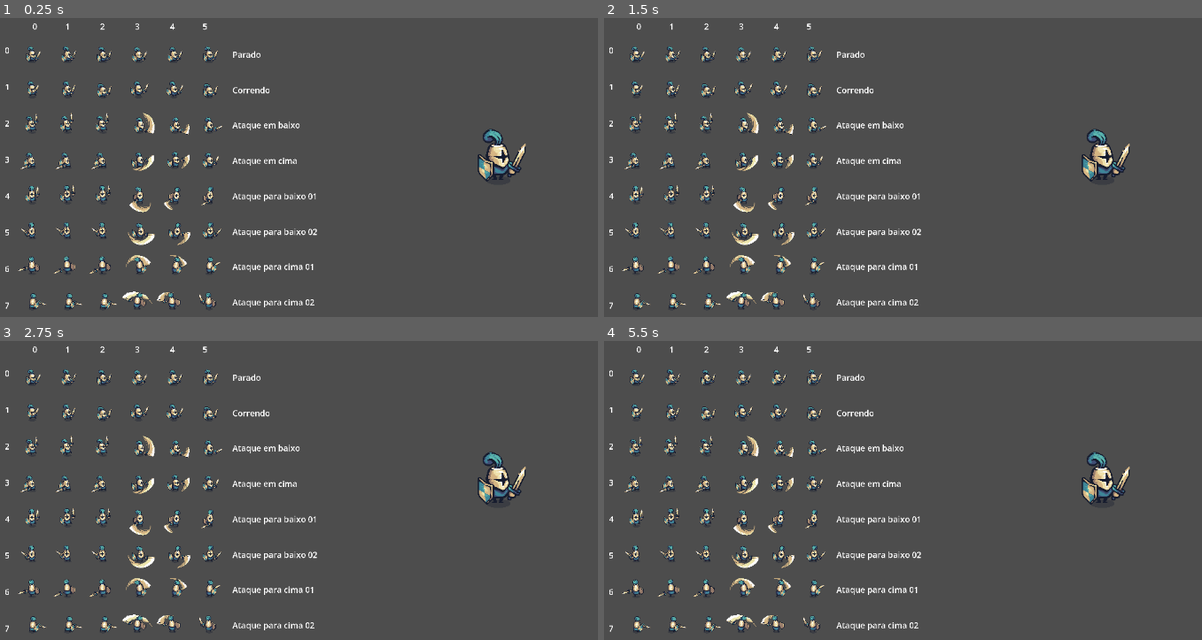
Above: before the commit, frames 1-4 (two rows, left to right).
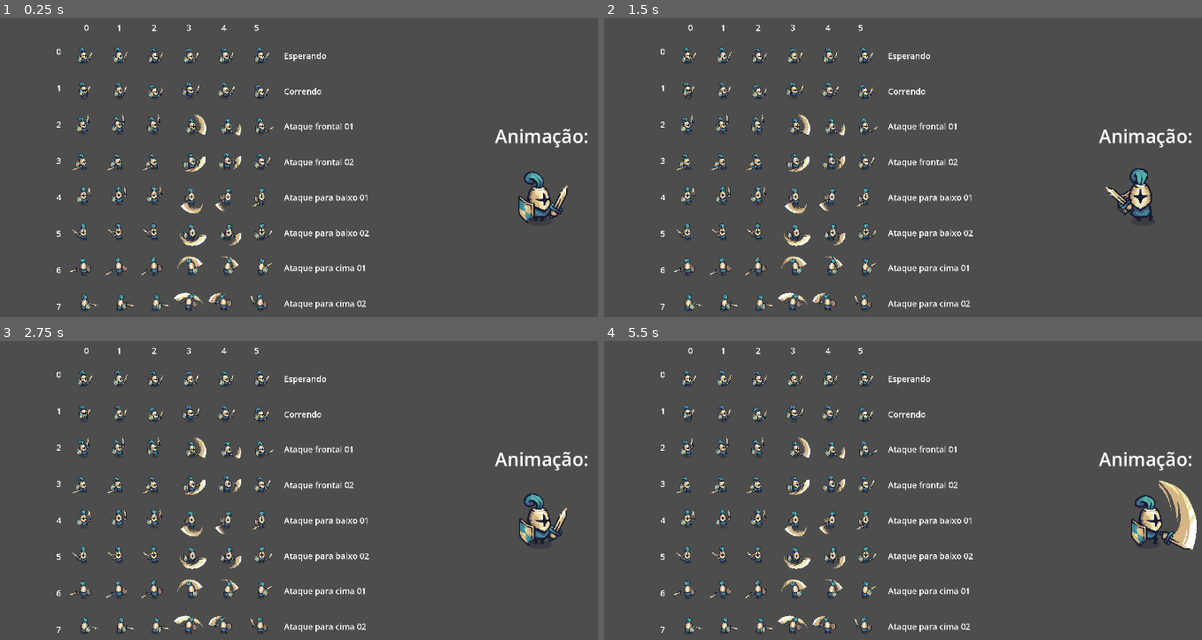
Above: after the commit, the same moments.

Repository: PabloValentin94/Knight_Game
Game: Godot game, scene res://unitary_tests/test_player.tscn
The game is run twice, just before and just after one commit, with the same random seed, the same clock (stepped at 60 frames per second) and the same inputs. Before the commit the project has no main scene; this scene is started directly in both runs.
Inputs:
- Up to frame 1 (0.25 s): no input
- Up to frame 2 (1.5 s): tap Enter (ui_accept) at 0.5, 0.6, 0.77, 1.07, 1.35 s
- Up to frame 3 (2.75 s): tap Enter (ui_accept) at 1.52, 1.82, 2.1 s
- Up to frame 4 (5.5 s): tap Enter (ui_accept) at 2.85, 3.02, 3.32, 3.6, 3.77, 4.07, 4.35, 4.52, 4.82, 5.1 s

The runs differ from the first frame. In frame 1, 11% of the frame differs, in the area x 0-99%, y 1-98%; in frame 2, 11%; in frame 3, 11%; in frame 4, 12%, in the area x 0-100%, y 1-98%.

Commit message:
Criando animações para o personagem principal.

Diff:
--- /dev/null
+++ b/objects/player/player.gd
@@ -0,0 +1,27 @@
+extends CharacterBody2D
+
+@onready var quadro_animacoes: AnimationPlayer = $Animacoes
+
+var animacoes: Array = ["Esperar","Correr","Atacar_Para_Frente_01",
+"Atacar_Para_Frente_02","Atacar_Para_Baixo_01","Atacar_Para_Baixo_02",
+"Atacar_Para_Cima_01","Atacar_Para_Cima_02"]
+
+var indice_animacao: int = 0
+
+func _ready() -> void:
+
+	quadro_animacoes.play(animacoes[0])
+
+func _process(_delta) -> void:
+
+	if Input.is_action_just_pressed("ui_accept"):
+
+		if(indice_animacao + 1 <= 7):
+
+			indice_animacao += 1
+
+		else:
+
+			indice_animacao = 0
+
+		quadro_animacoes.play(animacoes[indice_animacao])
--- a/objects/player/player.tscn
+++ b/objects/player/player.tscn
@@ -1,12 +1,178 @@
-[gd_scene load_steps=3 format=3 uid="uid://btens1gyc5qlx"]
+[gd_scene load_steps=14 format=3 uid="uid://btens1gyc5qlx"]
 
+[ext_resource type="Script" path="res://objects/player/player.gd" id="1_gb00o"]
 [ext_resource type="Texture2D" uid="uid://cq0dt3tq2ywph" path="res://assets/addons/Tiny_Swords/Factions/Knights/Troops/Warrior/Blue/Warrior_Blue.png" id="1_sfee5"]
 
 [sub_resource type="CapsuleShape2D" id="CapsuleShape2D_50n2x"]
 radius = 21.0
 height = 72.0
 
+[sub_resource type="Animation" id="Animation_sltqw"]
+resource_name = "Atacar_Para_Baixo_01"
+length = 0.6
+loop_mode = 1
+tracks/0/type = "value"
+tracks/0/imported = false
+tracks/0/enabled = true
+tracks/0/path = NodePath("Corpo/Imagem:frame_coords")
+tracks/0/interp = 1
+tracks/0/loop_wrap = true
+tracks/0/keys = {
+"times": PackedFloat32Array(0, 0.1, 0.2, 0.3, 0.4, 0.5),
+"transitions": PackedFloat32Array(1, 1, 1, 1, 1, 1),
+"update": 1,
+"values": [Vector2i(0, 4), Vector2i(1, 4), Vector2i(2, 4), Vector2i(3, 4), Vector2i(4, 4), Vector2i(5, 4)]
+}
+
+[sub_resource type="Animation" id="Animation_dve6m"]
+resource_name = "Atacar_Para_Baixo_02"
+length = 0.6
+loop_mode = 1
+tracks/0/type = "value"
+tracks/0/imported = false
+tracks/0/enabled = true
+tracks/0/path = NodePath("Corpo/Imagem:frame_coords")
+tracks/0/interp = 1
+tracks/0/loop_wrap = true
+tracks/0/keys = {
+"times": PackedFloat32Array(0, 0.1, 0.2, 0.3, 0.4, 0.5),
+"transitions": PackedFloat32Array(1, 1, 1, 1, 1, 1),
+"update": 1,
+"values": [Vector2i(0, 5), Vector2i(1, 5), Vector2i(2, 5), Vector2i(3, 5), Vector2i(4, 5), Vector2i(5, 5)]
+}
+
+[sub_resource type="Animation" id="Animation_fje7d"]
+resource_name = "Atacar_Para_Cima_01"
+length = 0.6
+loop_mode = 1
+tracks/0/type = "value"
+tracks/0/imported = false
+tracks/0/enabled = true
+tracks/0/path = NodePath("Corpo/Imagem:frame_coords")
+tracks/0/interp = 1
+tracks/0/loop_wrap = true
+tracks/0/keys = {
+"times": PackedFloat32Array(0, 0.1, 0.2, 0.3, 0.4, 0.5),
+"transitions": PackedFloat32Array(1, 1, 1, 1, 1, 1),
+"update": 1,
+"values": [Vector2i(0, 6), Vector2i(1, 6), Vector2i(2, 6), Vector2i(3, 6), Vector2i(4, 6), Vector2i(5, 6)]
+}
+
+[sub_resource type="Animation" id="Animation_oki0g"]
+resource_name = "Atacar_Para_Cima_02"
+length = 0.6
+loop_mode = 1
+tracks/0/type = "value"
+tracks/0/imported = false
+tracks/0/enabled = true
+tracks/0/path = NodePath("Corpo/Imagem:frame_coords")
+tracks/0/interp = 1
+tracks/0/loop_wrap = true
+tracks/0/keys = {
+"times": PackedFloat32Array(0, 0.1, 0.2, 0.3, 0.4, 0.5),
+"transitions": PackedFloat32Array(1, 1, 1, 1, 1, 1),
+"update": 1,
+"values": [Vector2i(0, 7), Vector2i(1, 7), Vector2i(2, 7), Vector2i(3, 7), Vector2i(4, 7), Vector2i(5, 7)]
+}
+
+[sub_resource type="Animation" id="Animation_3lj4q"]
+resource_name = "Atacar_Para_Frente_01"
+length = 0.6
+loop_mode = 1
+tracks/0/type = "value"
+tracks/0/imported = false
+tracks/0/enabled = true
+tracks/0/path = NodePath("Corpo/Imagem:frame_coords")
+tracks/0/interp = 1
+tracks/0/loop_wrap = true
+tracks/0/keys = {
+"times": PackedFloat32Array(0, 0.1, 0.2, 0.3, 0.4, 0.5),
+"transitions": PackedFloat32Array(1, 1, 1, 1, 1, 1),
+"update": 1,
+"values": [Vector2i(0, 2), Vector2i(1, 2), Vector2i(2, 2), Vector2i(3, 2), Vector2i(4, 2), Vector2i(5, 2)]
+}
+
+[sub_resource type="Animation" id="Animation_bxdeg"]
+resource_name = "Atacar_Para_Frente_02"
+length = 0.6
+loop_mode = 1
+tracks/0/type = "value"
+tracks/0/imported = false
+tracks/0/enabled = true
+tracks/0/path = NodePath("Corpo/Imagem:frame_coords")
+tracks/0/interp = 1
+tracks/0/loop_wrap = true
+tracks/0/keys = {
+"times": PackedFloat32Array(0, 0.1, 0.2, 0.3, 0.4, 0.5),
+"transitions": PackedFloat32Array(1, 1, 1, 1, 1, 1),
+"update": 1,
+"values": [Vector2i(0, 3), Vector2i(1, 3), Vector2i(2, 3), Vector2i(3, 3), Vector2i(4, 3), Vector2i(5, 3)]
+}
+
+[sub_resource type="Animation" id="Animation_truxg"]
+resource_name = "Correr"
+length = 0.6
+loop_mode = 1
+tracks/0/type = "value"
+tracks/0/imported = false
+tracks/0/enabled = true
+tracks/0/path = NodePath("Corpo/Imagem:frame_coords")
+tracks/0/interp = 1
+tracks/0/loop_wrap = true
+tracks/0/keys = {
+"times": PackedFloat32Array(0, 0.1, 0.2, 0.3, 0.4, 0.5),
+"transitions": PackedFloat32Array(1, 1, 1, 1, 1, 1),
+"update": 1,
+"values": [Vector2i(0, 1), Vector2i(1, 1), Vector2i(2, 1), Vector2i(3, 1), Vector2i(4, 1), Vector2i(5, 1)]
+}
+
+[sub_resource type="Animation" id="Animation_7cgqr"]
+resource_name = "Esperar"
+length = 0.6
+loop_mode = 1
+tracks/0/type = "value"
+tracks/0/imported = false
+tracks/0/enabled = true
+tracks/0/path = NodePath("Corpo/Imagem:frame_coords")
+tracks/0/interp = 1
+tracks/0/loop_wrap = true
+tracks/0/keys = {
+"times": PackedFloat32Array(0, 0.1, 0.2, 0.3, 0.4, 0.5),
+"transitions": PackedFloat32Array(1, 1, 1, 1, 1, 1),
+"update": 1,
+"values": [Vector2i(0, 0), Vector2i(1, 0), Vector2i(2, 0), Vector2i(3, 0), Vector2i(4, 0), Vector2i(5, 0)]
+}
+
+[sub_resource type="Animation" id="Animation_l2h2i"]
+length = 0.001
+tracks/0/type = "value"
+tracks/0/imported = false
+tracks/0/enabled = true
+tracks/0/path = NodePath("Corpo/Imagem:frame_coords")
+tracks/0/interp = 1
+tracks/0/loop_wrap = true
+tracks/0/keys = {
+"times": PackedFloat32Array(0),
+"transitions": PackedFloat32Array(1),
+"update": 1,
+"values": [Vector2i(0, 0)]
+}
+
+[sub_resource type="AnimationLibrary" id="AnimationLibrary_k7wdx"]
+_data = {
+"Atacar_Para_Baixo_01": SubResource("Animation_sltqw"),
+"Atacar_Para_Baixo_02": SubResource("Animation_dve6m"),
+"Atacar_Para_Cima_01": SubResource("Animation_fje7d"),
+"Atacar_Para_Cima_02": SubResource("Animation_oki0g"),
+"Atacar_Para_Frente_01": SubResource("Animation_3lj4q"),
+"Atacar_Para_Frente_02": SubResource("Animation_bxdeg"),
+"Correr": SubResource("Animation_truxg"),
+"Esperar": SubResource("Animation_7cgqr"),
+"RESET": SubResource("Animation_l2h2i")
+}
+
 [node name="Player" type="CharacterBody2D"]
+script = ExtResource("1_gb00o")
 
 [node name="Corpo" type="CollisionShape2D" parent="."]
 position = Vector2(0, -29)
@@ -16,3 +182,9 @@
 texture = ExtResource("1_sfee5")
 hframes = 6
 vframes = 8
+
+[node name="Animacoes" type="AnimationPlayer" parent="."]
+libraries = {
+"": SubResource("AnimationLibrary_k7wdx")
+}
+autoplay = "Esperar"
--- a/project.godot
+++ b/project.godot
@@ -11,6 +11,7 @@
 [application]
 
 config/name="Knight_Game"
+run/main_scene="res://unitary_tests/test_player.tscn"
 config/features=PackedStringArray("4.2", "Forward Plus")
 config/icon="res://icon.svg"
 
--- a/unitary_tests/test_player.tscn
+++ b/unitary_tests/test_player.tscn
@@ -12,10 +12,13 @@
 [sub_resource type="LabelSettings" id="LabelSettings_ms6cv"]
 font_size = 45
 
+[sub_resource type="LabelSettings" id="LabelSettings_nrw8x"]
+font_size = 30
+
 [node name="TestPlayer" type="Node2D"]
 
 [node name="Matriz_Frames_Player" type="Sprite2D" parent="."]
-position = Vector2(234, 331)
+position = Vector2(318, 333)
 scale = Vector2(0.3, 0.3)
 texture = ExtResource("1_bv0f3")
 
@@ -66,7 +69,7 @@
 offset_top = -710.0
 offset_right = 760.0
 offset_bottom = -647.0
-text = "Parado"
+text = "Esperando"
 label_settings = SubResource("LabelSettings_ms6cv")
 vertical_alignment = 1
 
@@ -84,7 +87,7 @@
 offset_top = -326.667
 offset_right = 760.0
 offset_bottom = -263.667
-text = "Ataque em baixo"
+text = "Ataque frontal 01"
 label_settings = SubResource("LabelSettings_ms6cv")
 vertical_alignment = 1
 
@@ -93,7 +96,7 @@
 offset_top = -133.334
 offset_right = 810.0
 offset_bottom = -70.3336
-text = "Ataque em cima"
+text = "Ataque frontal 02"
 label_settings = SubResource("LabelSettings_ms6cv")
 vertical_alignment = 1
 
@@ -133,5 +136,15 @@
 label_settings = SubResource("LabelSettings_ms6cv")
 vertical_alignment = 1
 
+[node name="Titulo_Animacao" type="Label" parent="."]
+offset_left = 843.0
+offset_top = 229.0
+offset_right = 994.0
+offset_bottom = 292.0
+text = "Animação:"
+label_settings = SubResource("LabelSettings_nrw8x")
+horizontal_alignment = 1
+vertical_alignment = 1
+
 [node name="Player" parent="." instance=ExtResource("2_wsju7")]
-position = Vector2(848, 329)
+position = Vector2(915, 396)
Not shown: 1 places in unitary_tests/test_player.tscn that only renumber resources
